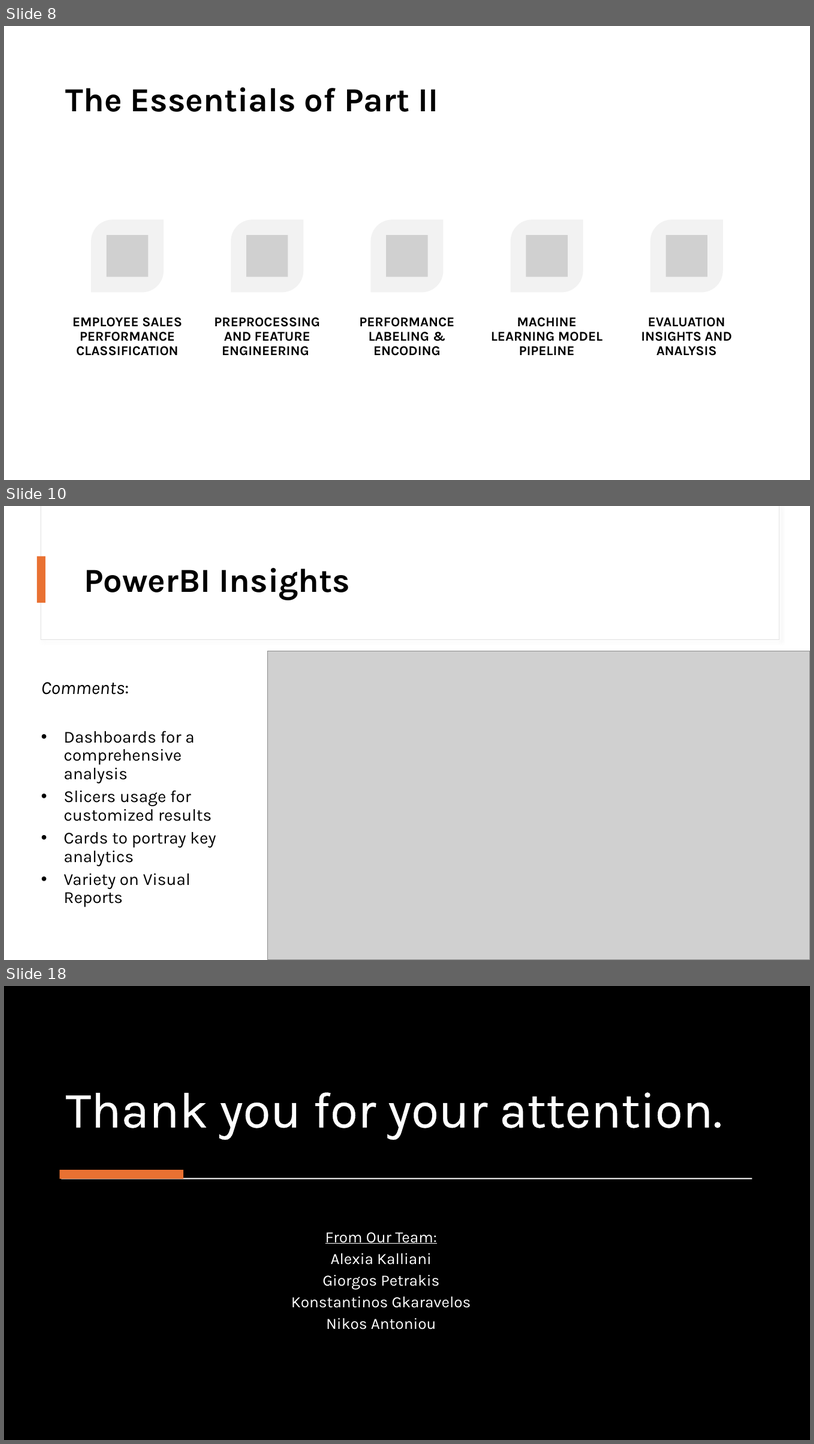
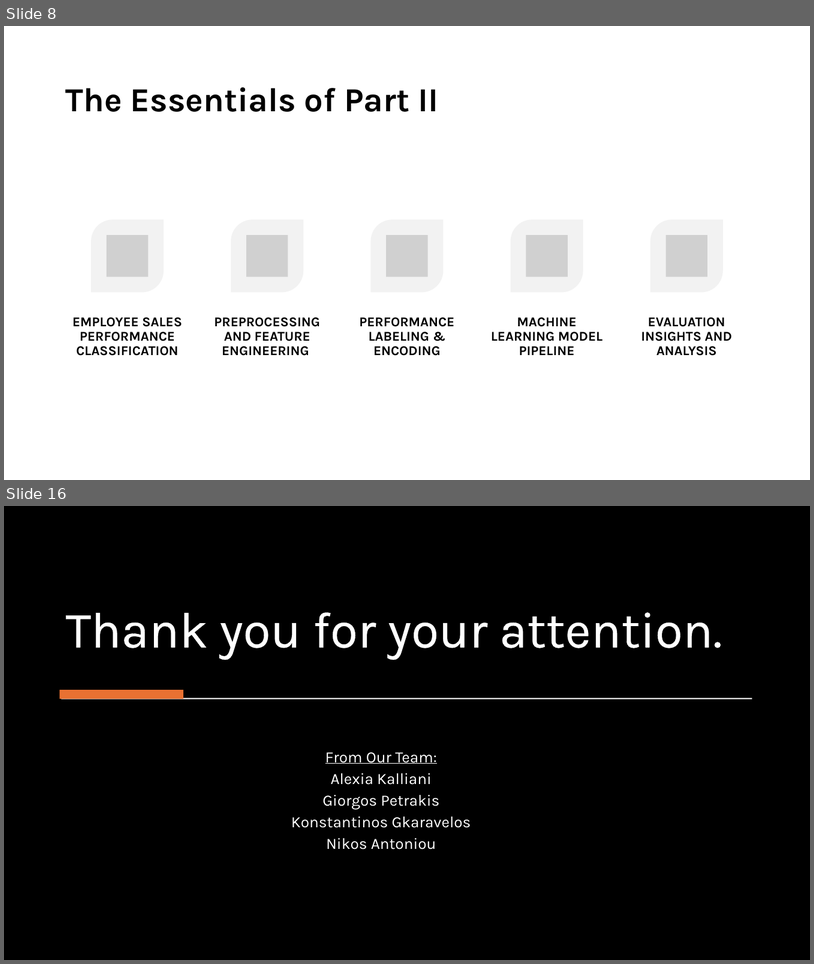
Before and after one commit to Konstant-gk/Chinook_Project, a slide deck: Chinook_Presentation/Project_Future_Chinook_Presentation.pptx. Shown one above the other, each under a label of ours: slides 8, 10 and 18 before the commit, slides 8 and 16 after it; the slides between them are not shown. The pictures are 814x1444 and 814x964 pixels, drawn with LibreOffice and Linux fonts; fonts in the diff are those of the drawing; grey boxes stand for pictures; background and template pictures are left out; a plain dark background stands for a picture behind light text. Boxes give left, top, right and bottom in pixels: in the first picture for what was removed or moved away, otherwise in the second. Text is boxed around its words. In the diff, an @@ line names an element or a change of style, - is before the commit and + after.

```diff
--- a/Chinook_Presentation/Project_Future_Chinook_Presentation.pptx
+++ b/Chinook_Presentation/Project_Future_Chinook_Presentation.pptx
@@ slide 10 removed at [4, 506, 810, 960], background #FFFFFF @@
@@ rectangle removed at [41, 506, 780, 640] @@
@@ rectangle removed at [42, 506, 780, 639] @@
@@ rectangle removed at [37, 556, 46, 603] @@
@@ title removed at [84, 568, 351, 600] @@
-PowerBI Insights
@@ picture removed at [268, 651, 810, 960] @@
@@ text removed at [41, 682, 216, 907] @@
-Comments:
-• Dashboards for a comprehensive analysis
-• Slicers usage for customized results
-• Cards to portray key analytics
-• Variety on Visual Reports
@@ what was slide 18 is now slide 16 @@
```
Also in this commit, not shown: 2 slides changed, 5 slides added, 6 other slides removed.
